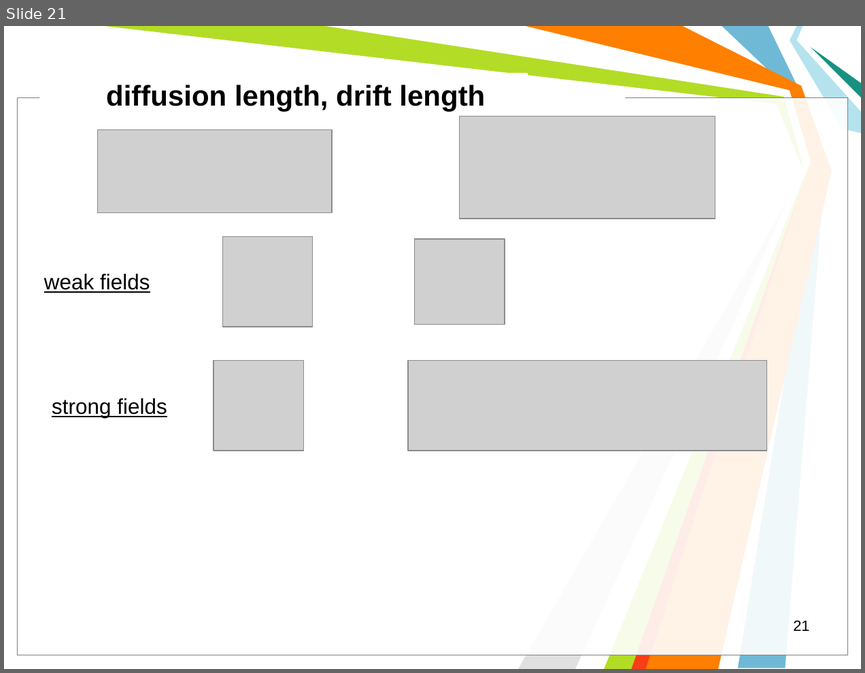
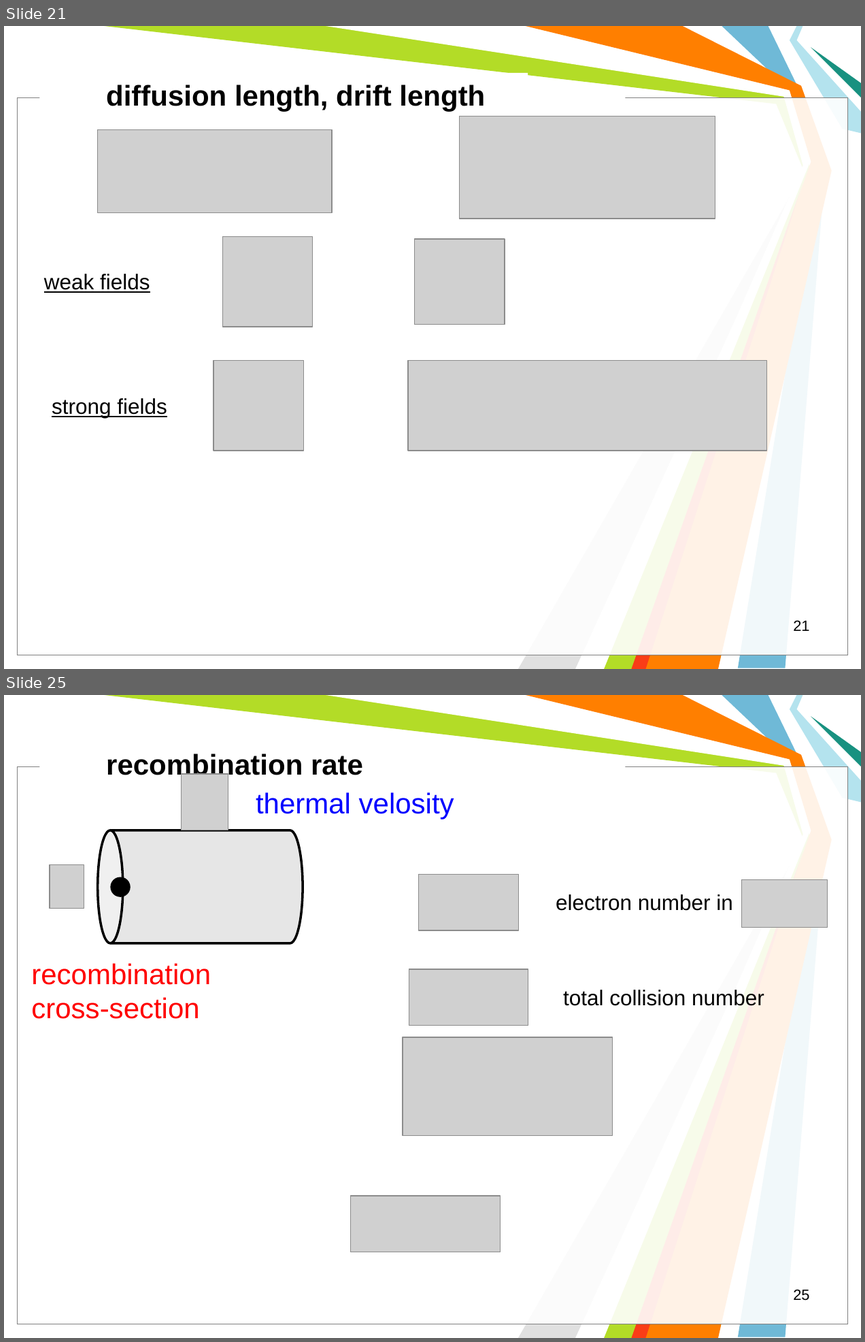
Before and after one commit to l432/NMK, a slide deck: Lecture/Photovoltaics/Photovoltaics2.ppt. Shown one above the other, each under a label of ours: slide 21 before the commit, slides 21 and 25 after it; the slides between them are not shown. The pictures are 865x673 and 865x1342 pixels, drawn with LibreOffice and Linux fonts; fonts in the diff are those of the drawing; grey boxes stand for pictures; background and template pictures are left out. Boxes give left, top, right and bottom in pixels: in the first picture for what was removed or moved away, otherwise in the second. Text is boxed around its words. In the diff, an @@ line names an element or a change of style, - is before the commit and + after.

```diff
--- a/Lecture/Photovoltaics/Photovoltaics2.ppt
+++ b/Lecture/Photovoltaics/Photovoltaics2.ppt
@@ slide 25 added at bbox=[4, 695, 861, 1338], background #FFFFFF; not listed: 11 template elements that a slide beside it also shows @@
@@ text added at bbox=[106, 753, 363, 780], 24 pt, text #000000, bold @@
+recombination rate
@@ picture added at bbox=[181, 774, 228, 830] @@
@@ text added at bbox=[256, 792, 454, 819], 24 pt, text #0000FF @@
+thermal velosity
@@ cylinder added at bbox=[98, 830, 303, 943], fill #E6E6E6, outline #000000 2.01 pt @@
@@ picture added at bbox=[50, 864, 84, 909] @@
@@ picture added at bbox=[419, 874, 519, 930] @@
@@ ellipse added at bbox=[112, 879, 130, 896], fill #000000, outline #000000 2.01 pt @@
@@ text added at bbox=[555, 894, 733, 911], 18 pt, text #000000 @@
+electron number in
@@ picture added at bbox=[742, 880, 827, 928] @@
@@ text added at bbox=[31, 963, 211, 1019], 24 pt, text #FF0000 @@
+recombination cross-section
@@ picture added at bbox=[409, 969, 528, 1025] @@
@@ text added at bbox=[563, 989, 764, 1006], 18 pt, text #000000 @@
+total collision number
@@ picture added at bbox=[402, 1037, 613, 1134] @@
@@ picture added at bbox=[350, 1195, 500, 1252] @@
@@ page number added at bbox=[793, 1289, 809, 1300], 12.5 pt, text #000000 @@
+25
```
Also in this commit, not shown: 17 other slides added, 1 slide removed.
